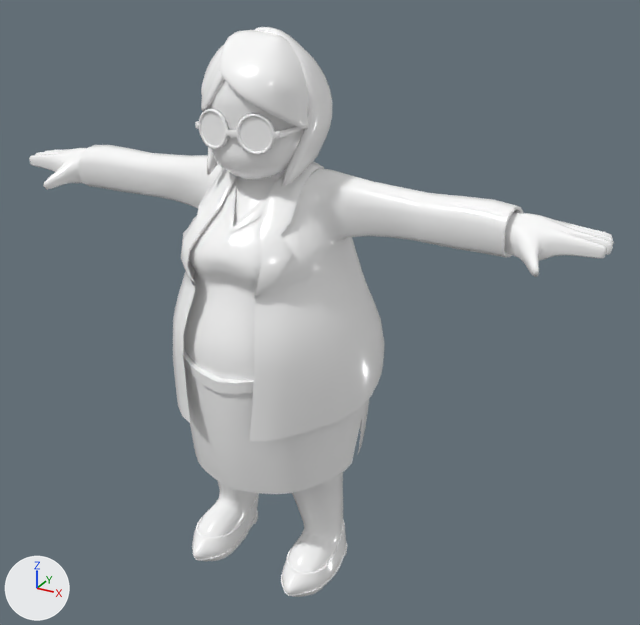
Two versions of the FBX model Capstone/Assets/3D Assets/3danim for mainmenu/azule_talking.fbx, one commit apart.
One viewpoint serves both versions: a camera (50 mm lens) standing at (0.188, -0.307, 0.277) and looking at (0.004, 0.028, 0.11). Lighting does not change. The marker at lower left points along +X, +Y and +Z. Where no turn or scale is listed for an object, it has been applied to the vertices.

Objects in the first picture: 'body1', 'glass', 'hair', 'head', 'kwelyo_ng_suit', 'polo', 'shoe', 'skirt', 'suit'.
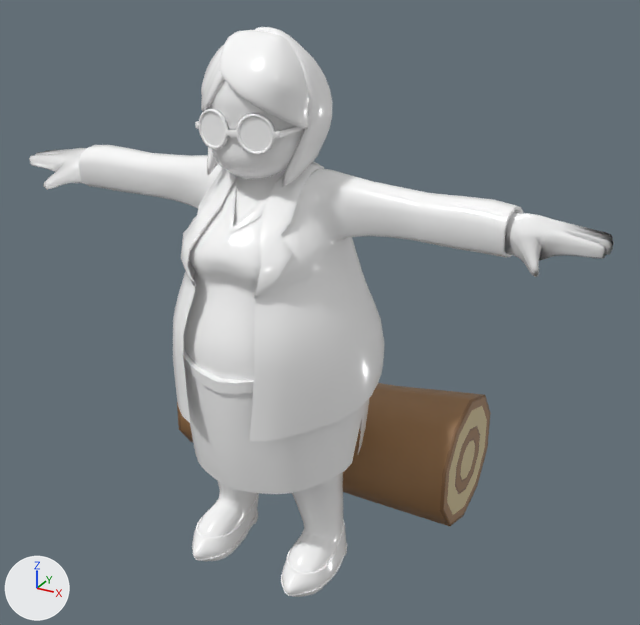
Location of each change, (x1, y1, x2, y2) in pixels of the pictures (640 x 625 px):
'log', added (brown): after (177, 383, 491, 526)
    faces in mat_lambert2 (brown #9a734a): (180, 383, 490, 525)
    faces in mat_lambert1 (beige #d5c395): (447, 406, 487, 515)
    faces in mat_lambert3 (brown #856240): (177, 394, 491, 526)
part 1 of me_mesh_003, shading changed: (29, 148, 614, 277) in both

The edits, one by one:
Material 'lambert3' (mat_lambert3) is new.
Its base color is (0.235, 0.122, 0.051) (brown #856240).
Material 'lambert1' (mat_lambert1) is new.
Its base color is (0.663, 0.546, 0.299) (beige #d5c395).
Material 'lambert2' (mat_lambert2) is new.
Its base color is (0.324, 0.17, 0.0687) (brown #9a734a).
me_mesh_003 has 1927 vertices, 1870 faces and spans x -0.136..0.136, y -0.038..0.021, z 0.159..0.193.
me_mesh_003 is used by ob_body1; location (0.0, 0.0, 0.0).
me_mesh_003 part 1: edges marked sharp go from 0 to 116.
Mesh me_mesh_009 is new.
It has 236 vertices, 222 faces and spans x -0.08..0.08, y -0.045..0.045, z -0.034..0.034.
Faces by material slot: [95, 39, 88].
It uses material mat_lambert2 (brown #9a734a).
It uses material mat_lambert1 (beige #d5c395).
It uses material mat_lambert3 (brown #856240).
Object 'log' (ob_log) is new; it shows me_mesh_009.
Its location is (-0.0078, 0.0687, 0.0338).
